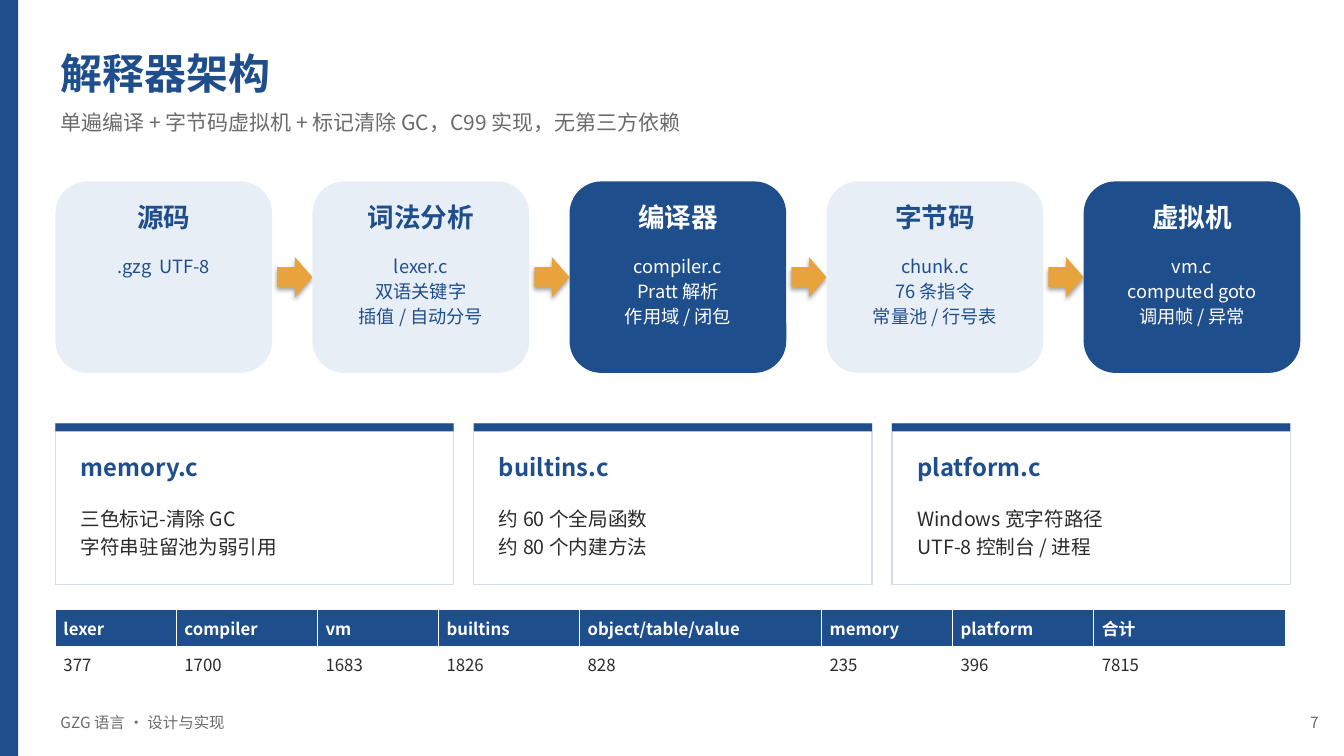
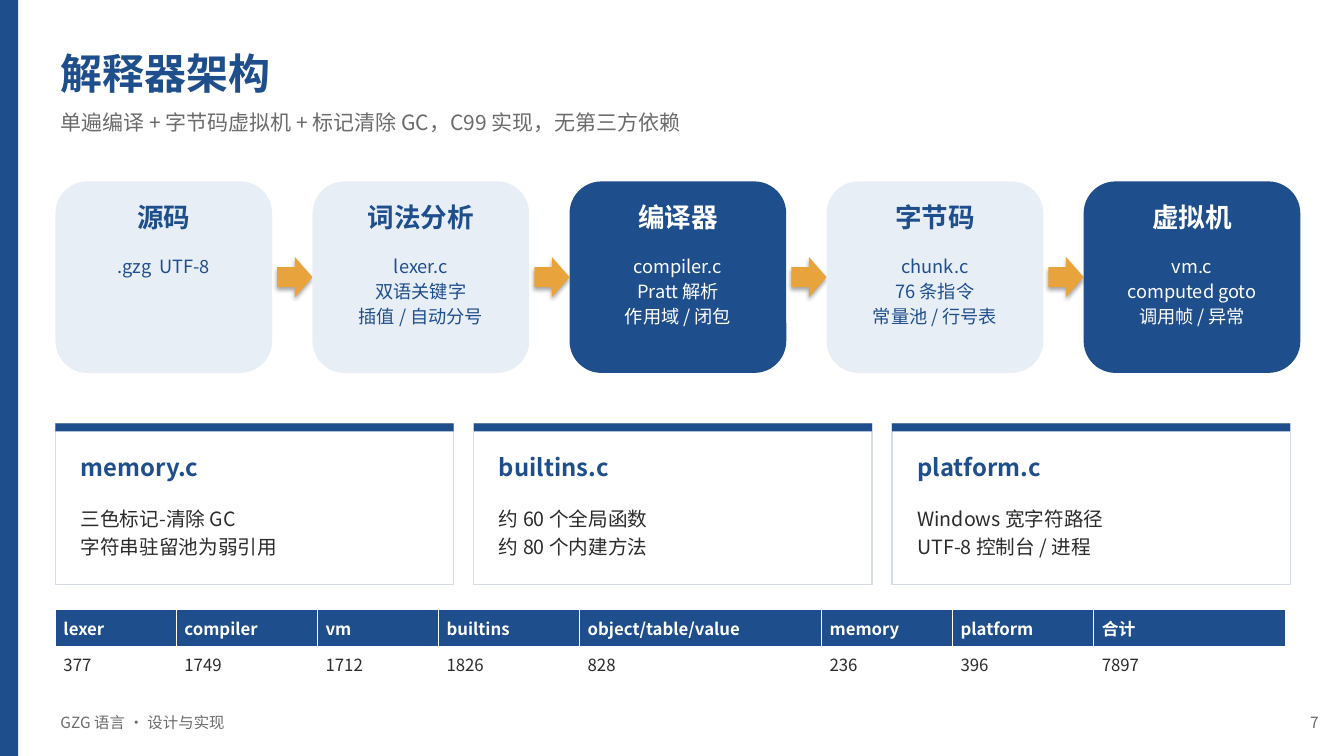
Before and after one commit to Lazyy-star/gzg-lang, a slide deck: slide 7 of docs/GZG语言介绍.pptx. Drawn at 1344x756 pixels with LibreOffice and Linux fonts; fonts in the diff are those of the drawing. Boxes give left, top, right and bottom in pixels: in the first picture for what was removed or moved away, otherwise in the second. Text is boxed around its words. In the diff, an @@ line names an element or a change of style, - is before the commit and + after.

```diff
--- a/docs/GZG语言介绍.pptx
+++ b/docs/GZG语言介绍.pptx
@@ table at bbox=[55, 610, 1286, 683] @@
-row 2: 377 | 1700 | 1683 | 1826 | 828 | 235 | 396 | 7815
+row 2: 377 | 1749 | 1712 | 1826 | 828 | 236 | 396 | 7897
```
Also in this commit, not shown: 11 other slides changed, 3 other files.
